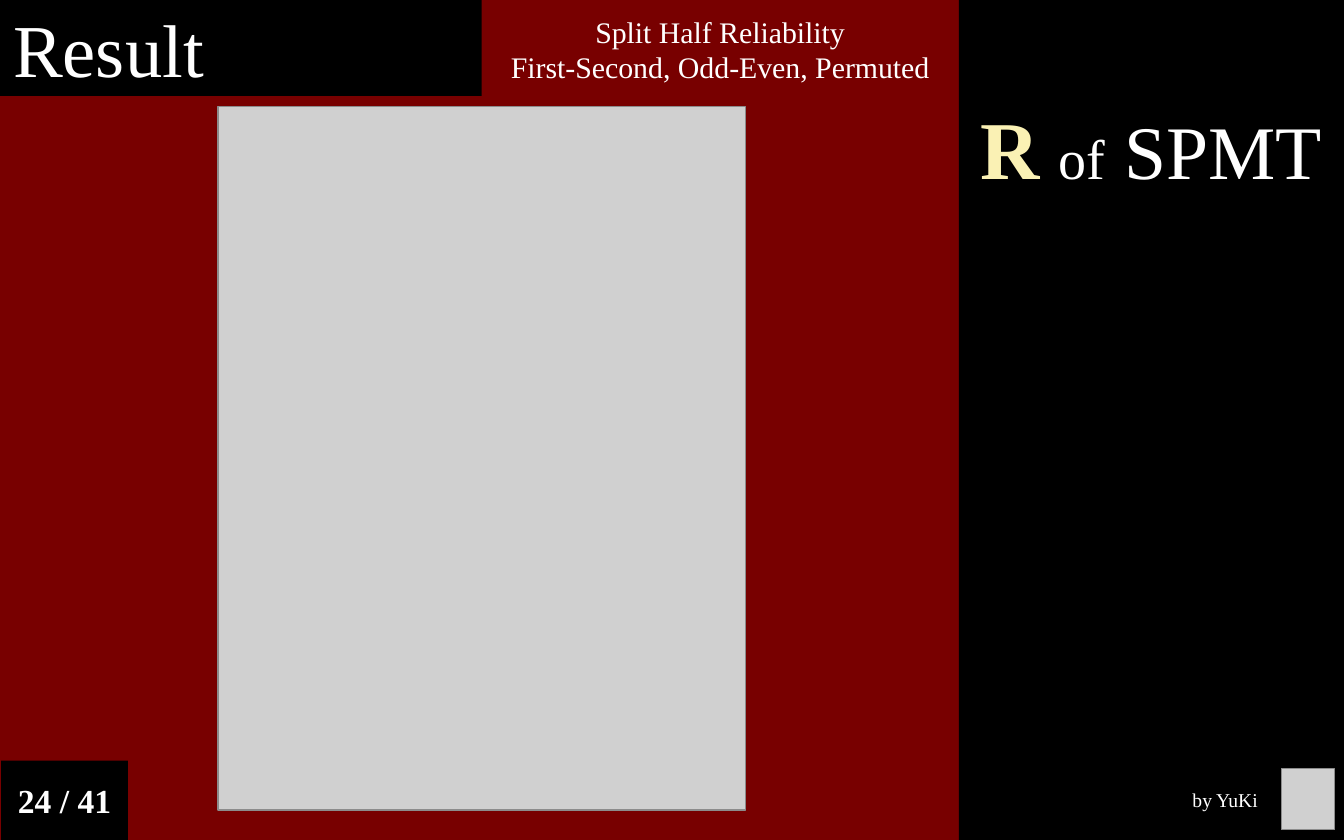
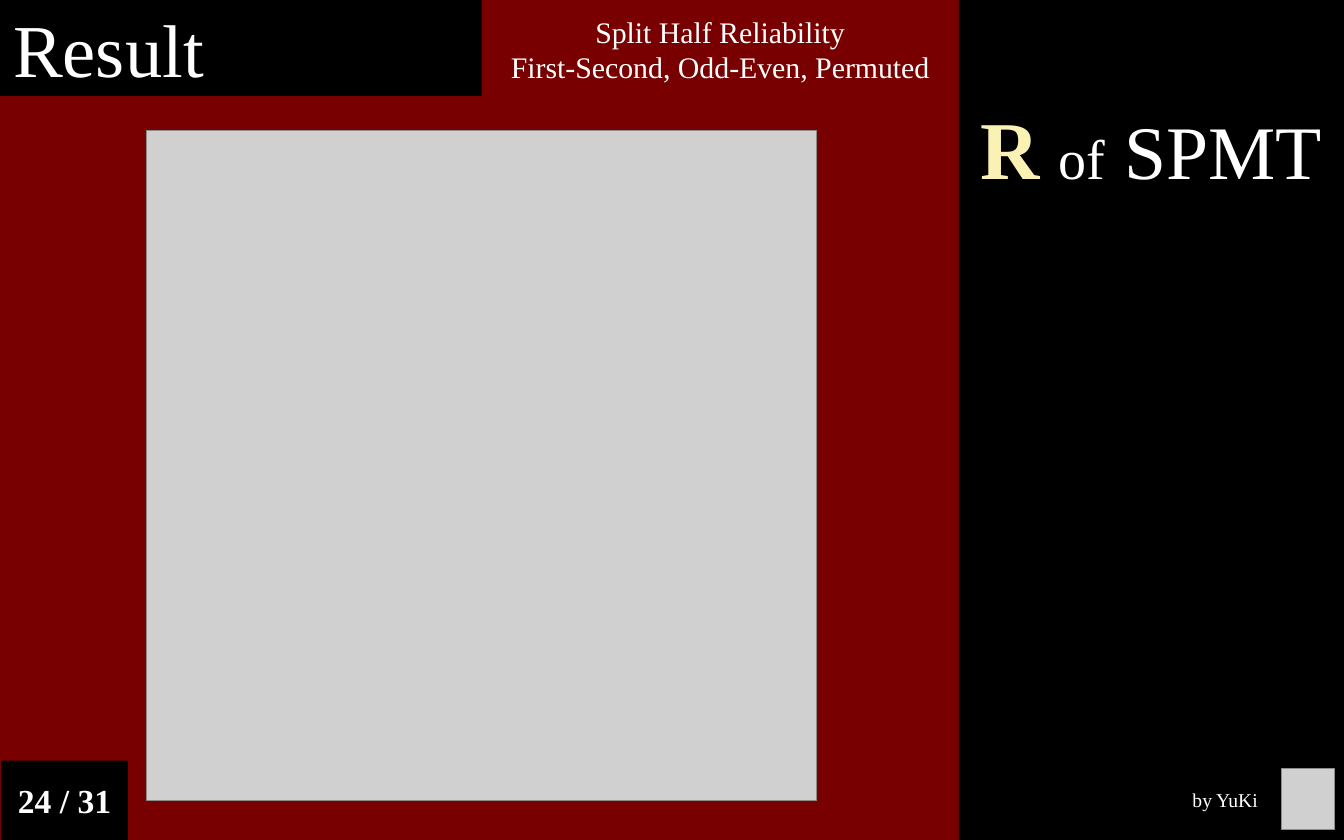
Before and after one commit to Chuan-Peng-Lab/ReliabilitySPE, a slide deck: slide 24 of 6_Reports/6_2_Phase_2/End_Semester_Report.pptx. Drawn at 1344x840 pixels with LibreOffice and Linux fonts; fonts in the diff are those of the drawing; grey boxes stand for pictures. Boxes give left, top, right and bottom in pixels: in the first picture for what was removed or moved away, otherwise in the second. Text is boxed around its words. In the diff, an @@ line names an element or a change of style, - is before the commit and + after.

```diff
--- a/6_Reports/6_2_Phase_2/End_Semester_Report.pptx
+++ b/6_Reports/6_2_Phase_2/End_Semester_Report.pptx
@@ picture: place and size @@
-picture at [218, 106, 745, 809]
+picture at [146, 130, 817, 801]
@@ text in rectangle at [18, 790, 112, 814]: text changed @@
-24 / 41
+24 / 31
```
Also in this commit, not shown: 33 other slides changed, 8 slides removed, 2 other files.
